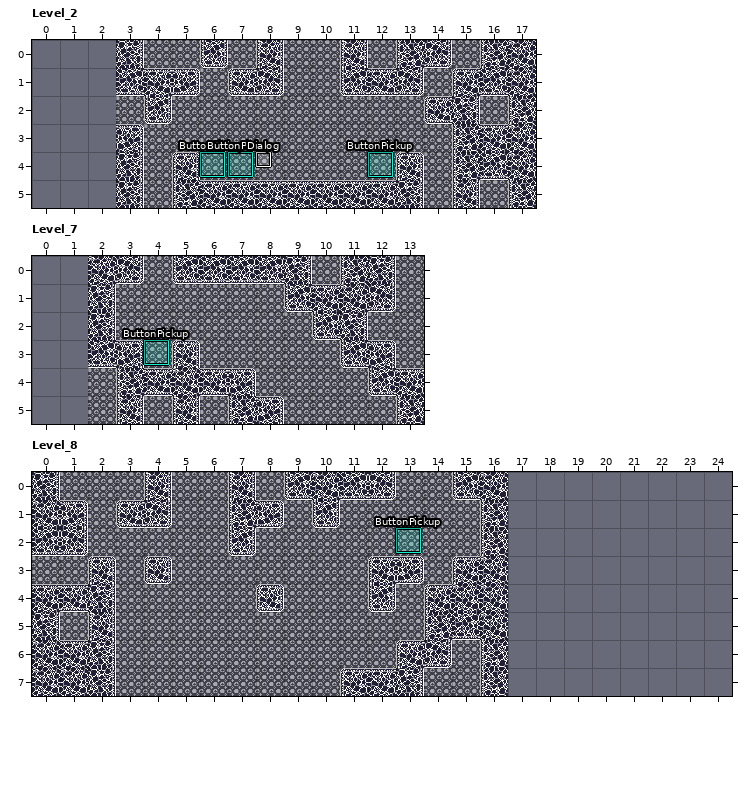
A LDtk project gets an edit: src/assets/levels/Scott.ldtk. The first picture shows the starting point.
Cells are 32x32 px. Shown: Level_2 x 0..17, y 0..5; Level_7 x 0..13, y 0..5; Level_8 x 0..24, y 0..7. The commit also changed other parts of the map, which this record leaves out. The old version is drawn lined up with the new one.
And afterwards:
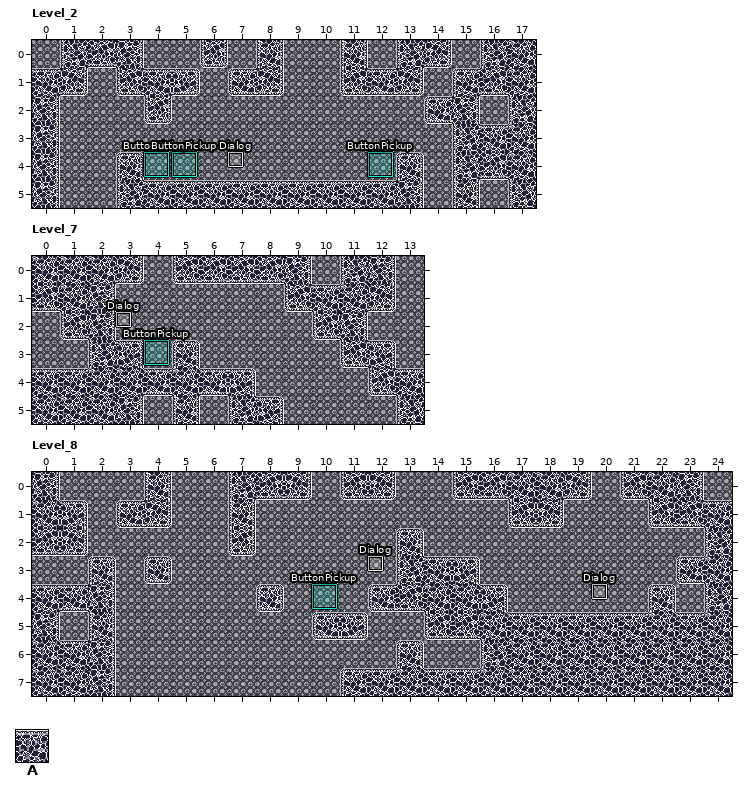
Key: from "Level": A 1.
_ is an empty cell.
Objects are placed by their top-left corner, in cells (3,4 is the top-left corner of cell 3,4); size is 1x1 cell unless given.
Changes in this commit:
Level_2: map size 14x6 -> 18x6 cells (old content now starts at 3,0; both pictures use the new coordinates)
Level_7: map size 12x6 -> 14x6 cells (old content now starts at 2,0; both pictures use the new coordinates)
Level_8: map size 16x8 -> 24x8 cells
Layer "Level", Level_2:
y 0: x 1..2 __ -> AA
y 1: x 0..1 __ -> AA
y 2: x 0 _ -> A
y 3: x 0 _ -> A; x 3 A -> _
y 4: x 0 _ -> A; x 5 A -> _
y 5: x 0 _ -> A; x 4 _ -> A
Layer "Entities", Level_2:
changed: "ButtonPickup" rectangle at 6,4 size 0.9x0.9 -> "ButtonPickup" rectangle at 4,4 size 0.9x0.9
changed: "ButtonPickup" rectangle at 7,4 size 0.9x0.9 -> "ButtonPickup" rectangle at 5,4 size 0.9x0.9
changed: "Dialog" rectangle at 8,4 size 0.5x0.5 -> "Dialog" rectangle at 7,4 size 0.5x0.5
Layer "Level", Level_7:
y 0..1: x 0..1 __ -> AA
y 2: x 1 _ -> A
y 4..5: x 0..2 ___ -> AAA
Layer "Entities", Level_7:
added: "Dialog" rectangle at 3,2 size 0.5x0.5
Layer "Level", Level_8:
y 0: x 8 _ -> A; x 10 A -> _; x 17..19 ___ -> AAA; x 21..23 ___ -> AAA
y 1: x 8 A -> _; x 10 A -> _; x 16..18 A__ -> _AA; x 22..24 ___ -> AAA
y 2: x 13 _ -> A; x 16 A -> _; x 24 _ -> A
y 3: x 12 A -> _; x 14 _ -> A; x 16 A -> _; x 23..24 __ -> AA
y 4: x 13 _ -> A; x 22 _ -> A; x 24 _ -> A
y 5: x 10..11 __ -> AA; x 17..24 ________ -> AAAAAAAA
y 6: x 14 A -> _; x 17..24 ________ -> AAAAAAAA
y 7: x 14..15 __ -> AA; x 17..24 ________ -> AAAAAAAA
Layer "Entities", Level_8:
changed: "ButtonPickup" rectangle at 13,2 size 0.9x0.9 -> "ButtonPickup" rectangle at 10,4 size 0.9x0.9
added: "Dialog" rectangle at 20,4 size 0.5x0.5
added: "Dialog" rectangle at 12,3 size 0.5x0.5
